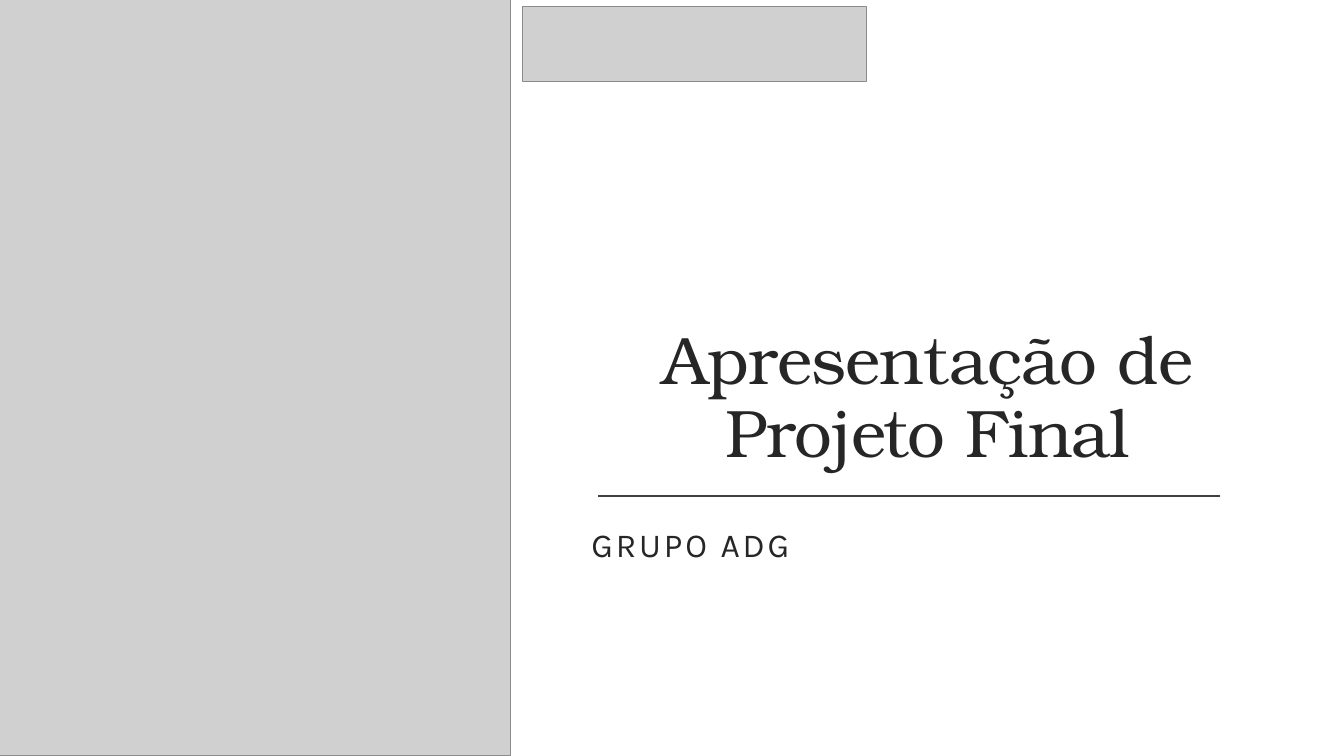
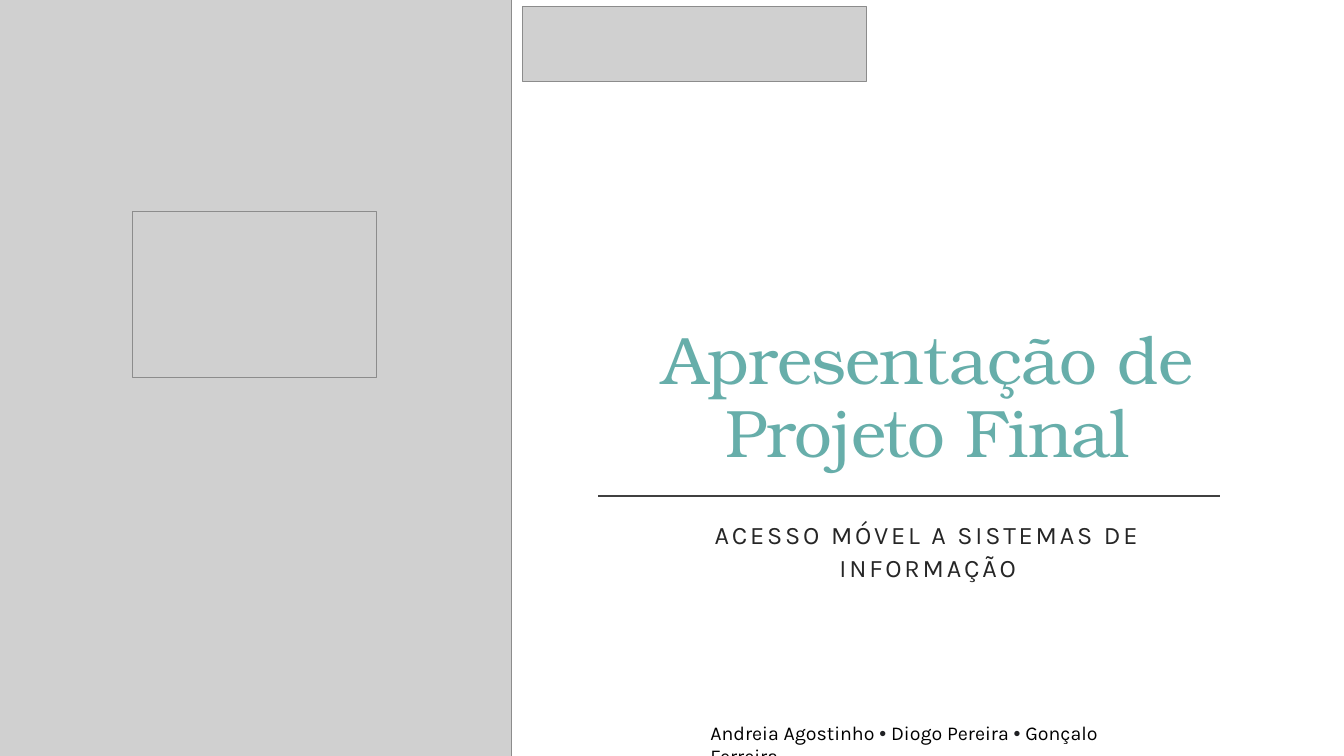
Before and after one commit to DiogoRCP/PSI_PROJETO_ADG, a slide deck: slide 1 of doc/AMSI - Apresentação de Projeto Final.pptx. Drawn at 1344x756 pixels with LibreOffice and Linux fonts; fonts in the diff are those of the drawing; grey boxes stand for pictures. Boxes give left, top, right and bottom in pixels: in the first picture for what was removed or moved away, otherwise in the second. Text is boxed around its words. In the diff, an @@ line names an element or a change of style, - is before the commit and + after.

```diff
--- a/doc/AMSI - Apresentação de Projeto Final.pptx
+++ b/doc/AMSI - Apresentação de Projeto Final.pptx
@@ title "Apresentação de Projeto Final" at (663,336,1194,472): text colour #262626 to #67AEAA @@
@@ picture added at (133,212,376,378) @@
@@ subtitle at (715,521,1138,582): text changed; size 24 to 18 pt @@
-GRUPO ADG
+ACESSO MÓVEL A SISTEMAS DE INFORMAÇÃO
@@ text added at (710,726,1097,745), 14 pt, text #000000 @@
+Andreia Agostinho • Diogo Pereira • Gonçalo Ferreira
```
Also in this commit, not shown: 4 other slides changed, 9 slides added, 1 slide removed.
